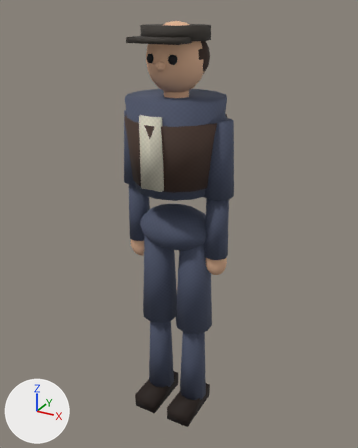
The glTF model gra-fabryka/godot/assets/models/sim_ojciec.glb, before and after one commit.
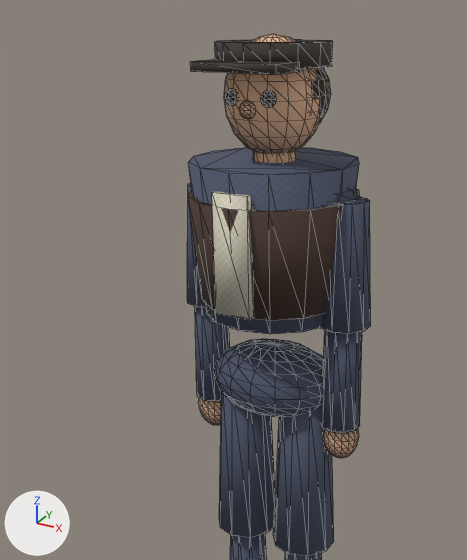
Each version appears first whole from a 50 mm lens placed at (0.974, -1.749, 1.846), pointed at (-0.003, 0.028, 0.957), and next in a close-up on the part from 3% to 82% of the width and 0% to 75% of the height. The lights are fixed; the arrows at lower left show +X, +Y and +Z. The last two pictures show the newer version. The close-ups show mesh edges as thin lines. Vertices at exactly the same position are counted once.

The older version as bpy lines, for what is in view:
```python
me_sphere_007 = bpy.data.meshes.new('Sphere.007')
me_sphere_007.from_pydata(...)  # 1298 vertices, 2496 faces; spans x -0.26..0.26, y -0.21..0.21, z 0.0..1.8
# faces by material slot: [916, 52, 12, 24, 980, 160, 288, 64]
me_sphere_007.materials.append(mat_m_ubranie_robotnik)  # picture img_tex_ubranie_robotnik
me_sphere_007.materials.append(mat_m_kamizelka)  # picture img_tex_kamizelka
me_sphere_007.materials.append(mat_m_koszula)  # picture img_tex_koszula
me_sphere_007.materials.append(mat_m_buty)  # black #1e1007
me_sphere_007.materials.append(mat_m_skora)  # beige #e1b493
me_sphere_007.materials.append(mat_m_oko)  # black #0d0d13
me_sphere_007.materials.append(mat_m_wlosy_ciemne)  # brown #351e10
me_sphere_007.materials.append(mat_m_czapka)  # dark grey #3b3530
ob_sim_ojciec = bpy.data.objects.new('sim_ojciec', me_sphere_007)
ob_sim_ojciec.location = (0.0, 0.0, 0.0)
```
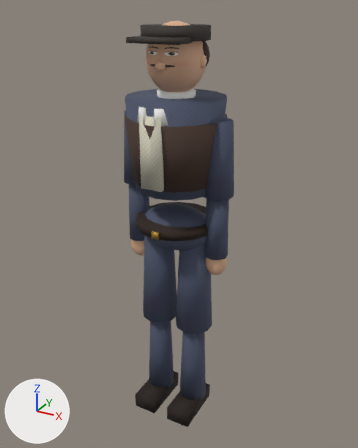
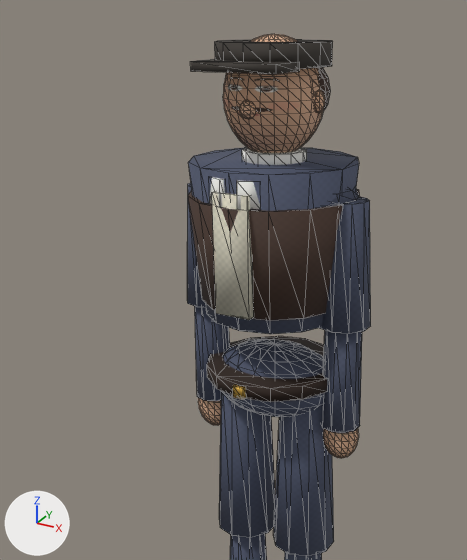
The change in detail:
Picture 'tex_twarz_sim_ojciec' (img_tex_twarz_sim_ojciec) is new.
Material 'M_pasek' (mat_m_pasek) is new.
Its base color is (0.0203, 0.00778, 0.00288) (black #271609).
Its roughness is 0.8.
Material 'M_twarz_sim_ojciec' (mat_m_twarz_sim_ojciec) is new.
Its texture is img_tex_twarz_sim_ojciec.
Its roughness is 0.65.
Material 'M_mosiadz' (mat_m_mosiadz) is new.
Its base color is (0.547, 0.325, 0.0516) (orange #c39a40).
Its metallic is 0.7.
Its roughness is 0.4.
Material 'M_bialy' (mat_m_bialy) is new.
Its base color is (0.893, 0.893, 0.852) (white #f3f3ee).
Its roughness is 0.8.
me_sphere_007 is used by ob_sim_ojciec; location (0.0, 0.0, 0.0).
me_sphere_007 had 1298 vertices, 2496 faces and spanned x -0.26..0.26, y -0.21..0.21, z 0.0..1.8.
me_sphere_007 now has 1630 vertices, 3132 faces and spans x -0.26..0.26, y -0.21..0.21, z 0.0..1.8.
me_sphere_007 part 1: a new loose piece, a 14-sided cylinder along z spanning x -0.174..0.174, y -0.178..0.178, z 0.969..1.004, in mat_m_pasek (black #271609).
me_sphere_007 part 2: a new loose piece, a box spanning x -0.015..0.015, y -0.185..-0.17, z 0.971..1.002, in mat_m_mosiadz (orange #c39a40).
me_sphere_007 part 3: a new loose piece, a 12-sided cylinder along z spanning x -0.076..0.076, y -0.076..0.076, z 1.508..1.544, in mat_m_bialy (white #f3f3ee).
me_sphere_007 part 4: a new loose piece, an icosphere of 80 faces spanning x 0.101..0.127, y -0.02..0.02, z 1.631..1.682, in mat_m_skora (beige #e1b493).
me_sphere_007 part 5: 115 vertices moved from x -0.12..0.12, y -0.1..0.1, z 1.54..1.79 to x -0.11..0.11, y -0.09..0.1, z 1.54..1.79; 182 vertices removed from x -0.11..0.11, y -0.13..0.14, z 1.54..1.79; 330 vertices added at x -0.11..0.11, y -0.21..0.13, z 1.44..1.79.
me_sphere_007 part 6: 31 kept faces spanning x -0.11..0.11, y -0.09..0.1, z 1.54..1.79 get new texture (UV) coordinates.
me_sphere_007 part 7: 10 faces spanning x -0.07..0.07, y -0.06..0.06, z 1.54..1.79 switch from mat_m_skora (beige #e1b493) to mat_m_twarz_sim_ojciec (picture img_tex_twarz_sim_ojciec).
Other edits to the shape of me_sphere_007 do not show in these pictures.
me_sphere_007 no longer uses material mat_m_oko (black #0d0d13).
me_sphere_007 gains material mat_m_pasek (black #271609).
me_sphere_007 gains material mat_m_mosiadz (orange #c39a40).
me_sphere_007 gains material mat_m_bialy (white #f3f3ee).

Pixel boxes (x1, y1, x2, y2) of what changed, in the close-ups (467 x 560 px; the box of a moved part takes in the faces that stretch with it):
part 1 of me_sphere_007, added
    after: (207, 336, 327, 402)
part 2 of me_sphere_007, added
    after: (233, 385, 246, 400)
part 3 of me_sphere_007, added
    after: (242, 147, 307, 165)
part 4 of me_sphere_007, added
    after: (314, 90, 325, 114)
part 5 of me_sphere_007, moved or reshaped
    before: (224, 34, 331, 154)
    after: (209, 34, 330, 209)
part 6 of me_sphere_007, surface changed
    before: (282, 109, 328, 149)
    after: (279, 39, 327, 150)
part 7 of me_sphere_007, recoloured
    before: (279, 38, 299, 149)
    after: (279, 39, 292, 150)
